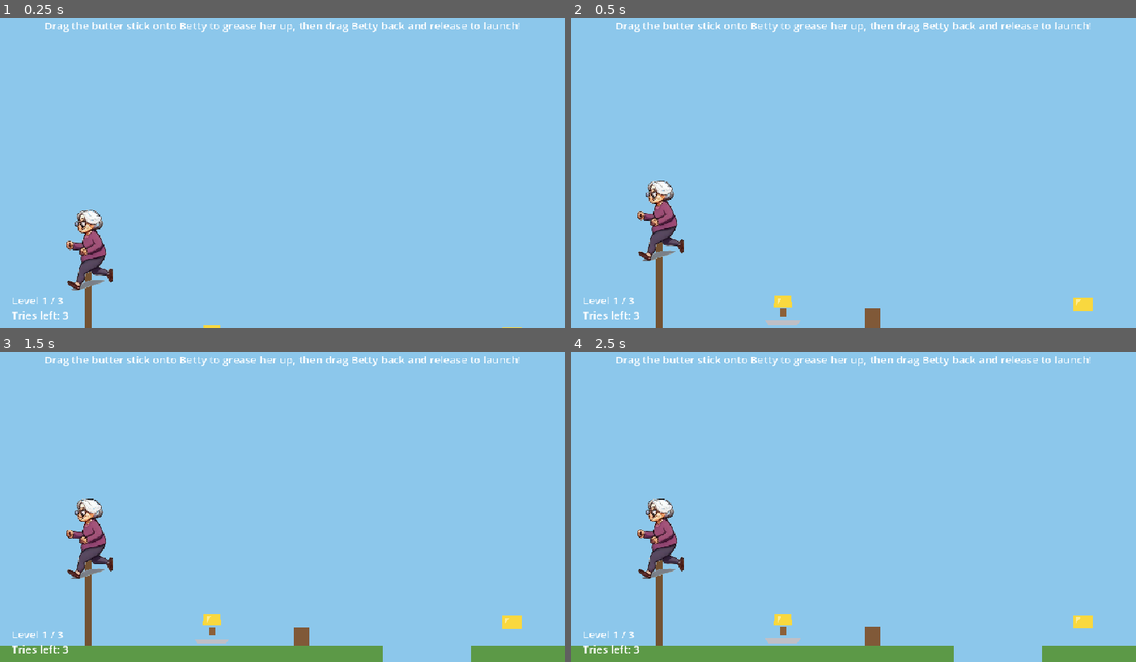
Above: before the commit, frames 1-4 (two rows, left to right).
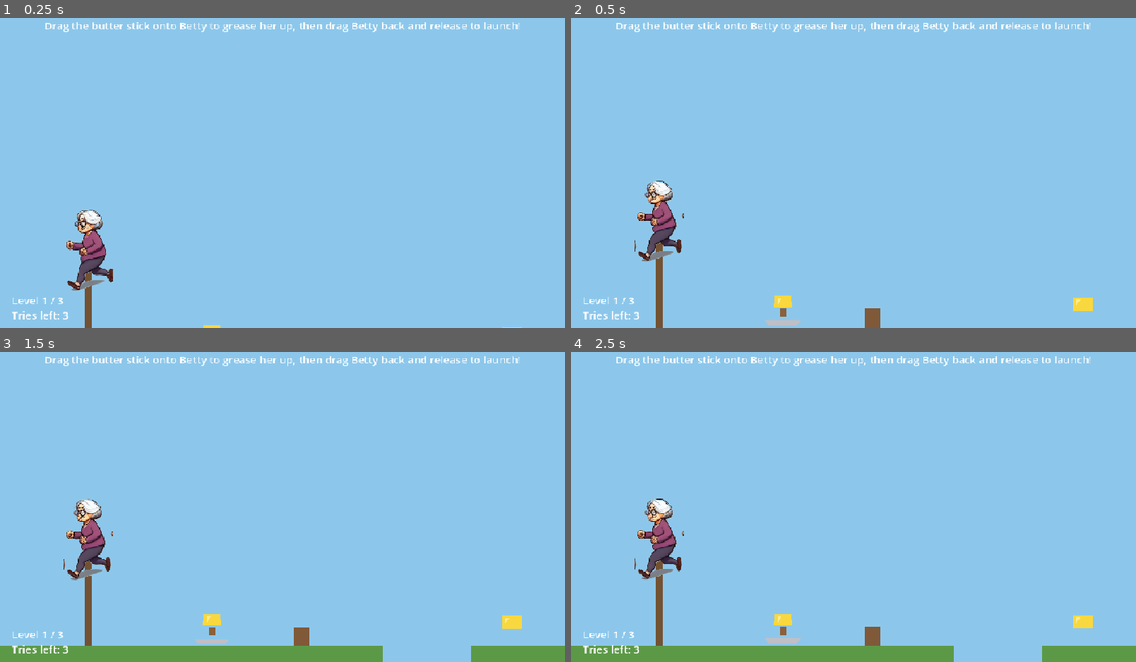
Above: after the commit, the same moments.

Repository: bbanothu/BideoBames
Game: Godot game, scene res://Main.tscn
Same seed, same stepped clock (60 frames per second), same inputs: the game is played once before the commit and once after it.
Inputs (mouse positions are in pixels of both pictures, inside the frame that each line leads up to):
- Up to frame 1 (0.25 s): no input
- Up to frame 2 (0.5 s): no input
- Up to frame 3 (1.5 s): move the mouse to (406, 488) at 0.52 s; click (406, 488) at 0.67 s; drag from (169, 519) to (514, 621) at 1.27 s
- Up to frame 4 (2.5 s): move the mouse to (910, 432) at 2.02 s; click (910, 432) at 2.17 s

Frame 1 is identical in both runs. In frame 2, 0.6% of the frame differs, in the area x 11-20%, y 52-79%; in frame 3, 0.6%, in the area x 11-20%, y 47-74%; in frame 4, 0.6%.

Commit message:
Fix Betty's facing direction and add idle/launched animation states
- She was re-flipping the sprite horizontally every frame based on velocity
  while also spinning via physics rotation -- the two fought each other and
  read as facing the wrong way. Facing is now set once, at launch, based on
  the actual throw direction; rotation alone conveys motion while rolling.
- Switched her from a static Sprite2D to AnimatedSprite2D with "idle" (parked
  at the sling/checkpoint) and "launched" (in flight) states, currently built
  from the existing run-cycle frames as a placeholder -- needs real distinct
  idle and tumbling artwork to look right, this just wires the states up.

Diff:
--- a/butter_me_betty/Betty.gd
+++ b/butter_me_betty/Betty.gd
@@ -6,7 +6,7 @@
 const BUTTER_DURATION := 6.0
 const RADIUS := 42.0
 
-@onready var sprite: Sprite2D = $Sprite2D
+@onready var sprite: AnimatedSprite2D = $AnimatedSprite2D
 
 var buttered: bool = false
 var butter_timer: float = 0.0
@@ -47,8 +47,33 @@
 	shape.radius = RADIUS
 	$CollisionShape2D.shape = shape
 
+	sprite.sprite_frames = _build_sprite_frames()
+	sprite.play("idle")
+
 	anchor_pos = position
 	freeze = true
+
+func _build_sprite_frames() -> SpriteFrames:
+	# PLACEHOLDER animations built from the only run-cycle frames we have
+	# (betty_0/1/2, all nearly the same pose). Swap in real idle and
+	# launched/tumbling art here once it exists -- this is just enough
+	# structure that "idle" and "launched" are already distinct states to
+	# drop new frames into, rather than a single static sprite.
+	var sf := SpriteFrames.new()
+	sf.remove_animation("default")
+
+	sf.add_animation("idle")
+	sf.set_animation_speed("idle", 3.0)
+	sf.set_animation_loop("idle", true)
+	for i in range(3):
+		sf.add_frame("idle", load("res://sprites/frames/betty_%d.png" % i))
+
+	sf.add_animation("launched")
+	sf.set_animation_speed("launched", 1.0)
+	sf.set_animation_loop("launched", true)
+	sf.add_frame("launched", load("res://sprites/frames/betty_0.png"))
+
+	return sf
 
 func apply_butter() -> void:
 	# called every frame the butter stick (or a level pickup) touches her, so
@@ -76,6 +101,20 @@
 	in_loop = false
 	physics_material_override.friction = NORMAL_FRICTION
 	sprite.modulate = Color(1, 1, 1)
+	# always face right (toward the level) when parked and ready to aim
+	facing = 1
+	sprite.flip_h = false
+	sprite.play("idle")
+
+func on_launched(direction: int) -> void:
+	# facing is set ONCE here, not every frame during flight -- she's a
+	# rolling/tumbling body, and rotation already conveys her spin. Flipping
+	# the sprite on top of that every frame based on velocity was fighting
+	# the rotation and was the actual cause of her looking like she faced the
+	# wrong way; a rolling ball doesn't need a separate "facing" flip.
+	facing = direction
+	sprite.flip_h = direction < 0
+	sprite.play("launched")
 
 func enter_loop(center: Vector2, _nominal_radius: float) -> void:
 	if in_loop or freeze or loop_cooldown > 0:
@@ -105,14 +144,6 @@
 			buttered = false
 			physics_material_override.friction = NORMAL_FRICTION
 			sprite.modulate = Color(1, 1, 1)
-
-	# face the direction she's actually rolling, not just spin in place --
-	# a little deadzone so she doesn't flicker back and forth near a standstill
-	if linear_velocity.x > 10.0:
-		facing = 1
-	elif linear_velocity.x < -10.0:
-		facing = -1
-	sprite.flip_h = facing < 0
 
 func _integrate_forces(phys_state: PhysicsDirectBodyState2D) -> void:
 	if in_loop:
--- a/butter_me_betty/Betty.tscn
+++ b/butter_me_betty/Betty.tscn
@@ -1,15 +1,13 @@
-[gd_scene load_steps=3 format=3]
+[gd_scene load_steps=2 format=3]
 
 [ext_resource type="Script" path="res://Betty.gd" id="1"]
-[ext_resource type="Texture2D" path="res://sprites/frames/betty_0.png" id="2"]
 
 [node name="Betty" type="RigidBody2D"]
 script = ExtResource("1")
 contact_monitor = true
 max_contacts_reported = 4
 
-[node name="Sprite2D" type="Sprite2D" parent="."]
+[node name="AnimatedSprite2D" type="AnimatedSprite2D" parent="."]
 scale = Vector2(0.6, 0.6)
-texture = ExtResource("2")
 
 [node name="CollisionShape2D" type="CollisionShape2D" parent="."]
--- a/butter_me_betty/Main.gd
+++ b/butter_me_betty/Main.gd
@@ -462,6 +462,7 @@
 		mult *= BUTTERED_LAUNCH_BONUS
 	betty.linear_velocity = pull * mult
 	betty.angular_velocity = 0.0
+	betty.on_launched(1 if pull.x >= 0.0 else -1)
 	state = "launched"
 
 func _snap_camera_to(pos: Vector2) -> void:
